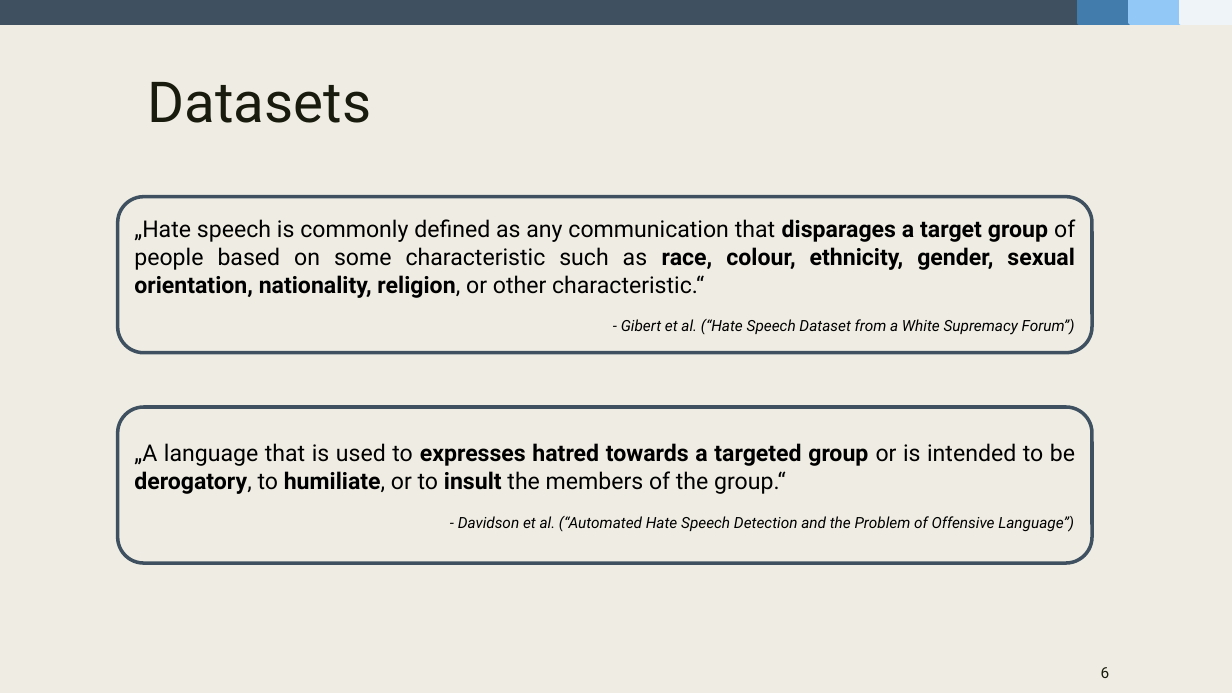
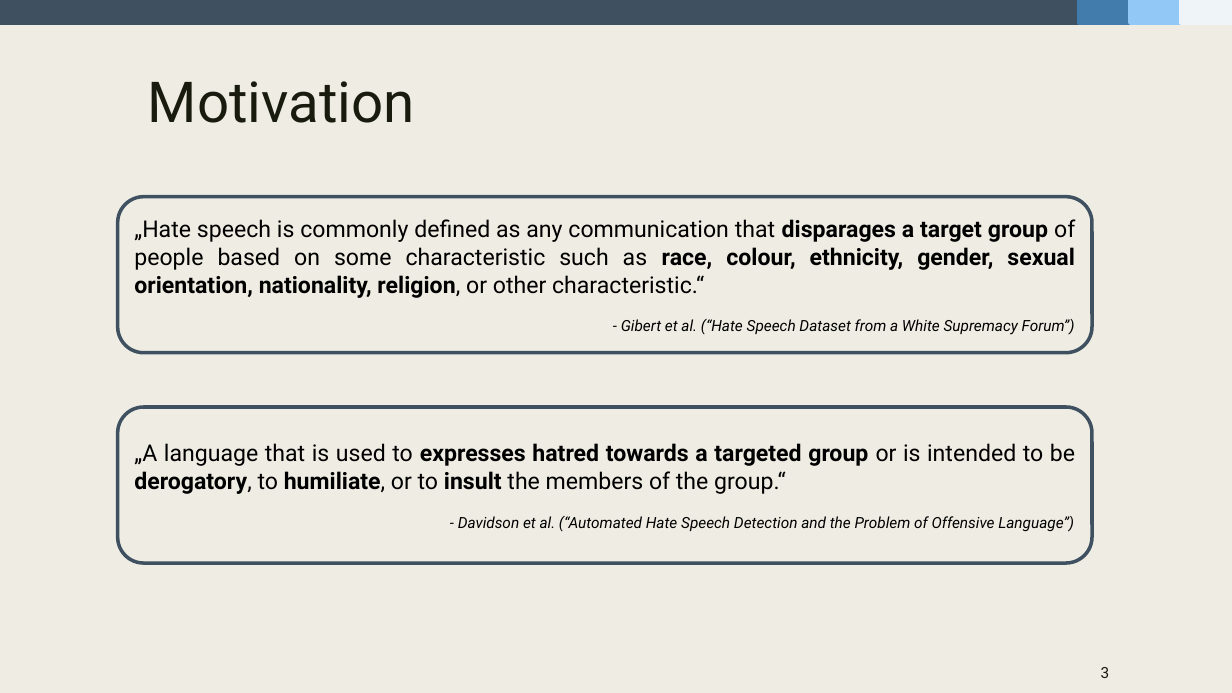
Before and after one commit to fidsusj/HateSpeechDetection, a slide deck: slide 3 of docs/presentation/presentation-slides.pptx (slide 6 before the commit). Drawn at 1232x693 pixels with LibreOffice and Linux fonts; fonts in the diff are those of the drawing. Boxes give left, top, right and bottom in pixels: in the first picture for what was removed or moved away, otherwise in the second. Text is boxed around its words. In the diff, an @@ line names an element or a change of style, - is before the commit and + after.

```diff
--- a/docs/presentation/presentation-slides.pptx
+++ b/docs/presentation/presentation-slides.pptx
@@ title at <box>148,81,415,123</box>: text changed @@
-Datasets
+Motivation
@@ page number at <box>1101,667,1110,678</box>: text changed @@
-6
+3
```
Also in this commit, not shown: 3 other slides changed, 4 slides removed.
